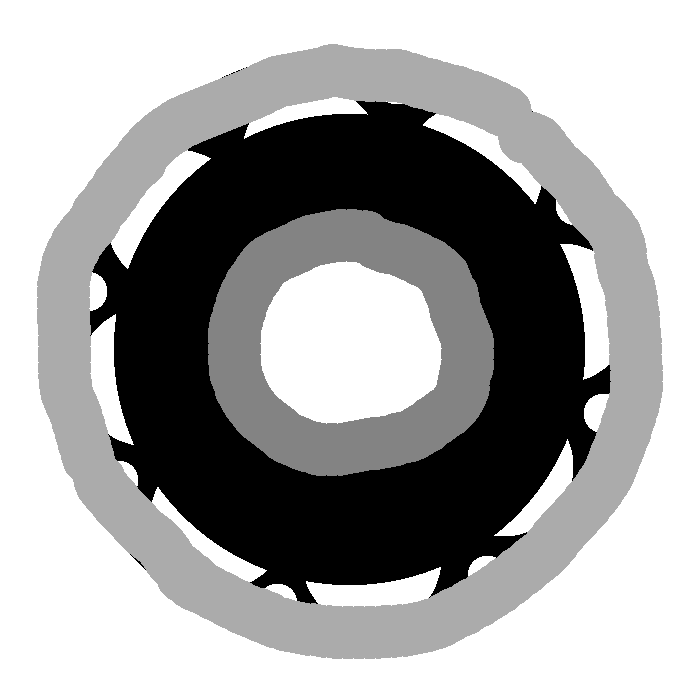
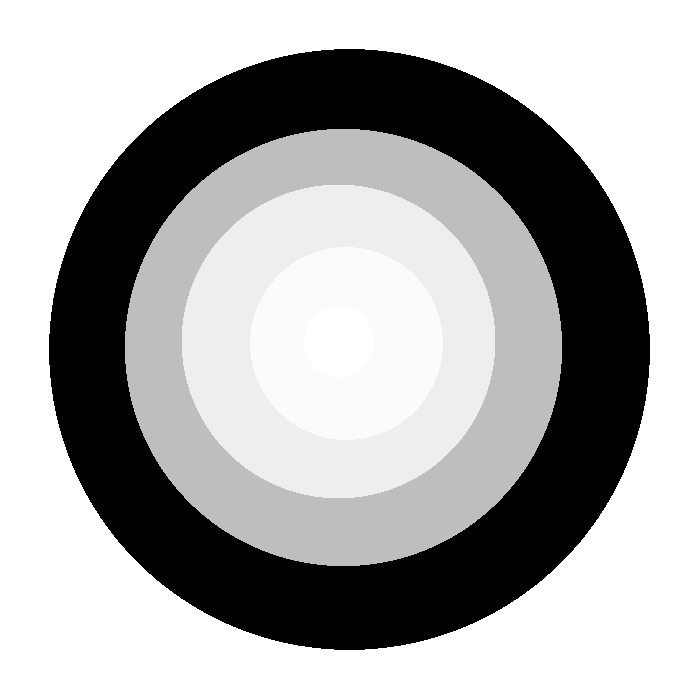
Before/after of a 700×700 layered artwork. What changed in the layer stack:
painted on "Layer #17" over [37, 44, 663, 659]
hid "Layer #16" over [241, 241, 460, 460]
hid "Layer #4" over [68, 65, 631, 628]
